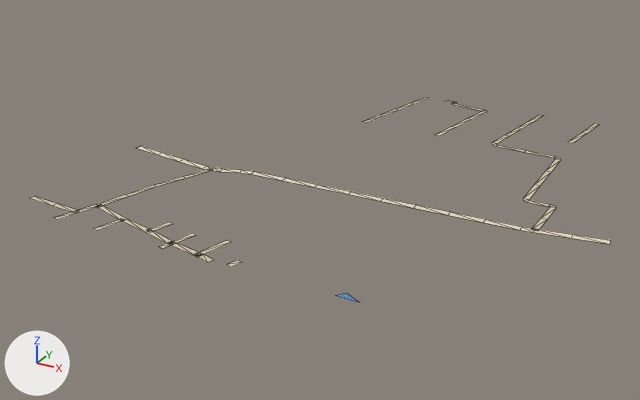
One commit to the glTF model public/assets/bengaluru-region-v1/tiles/t11_-37-l1.glb: the scene before it, then after it.
Rendered twice from a camera (50 mm lens) standing at (6110.0, -19019.0, 336.0) and looking at (5708.0, -18288.0, -29.0). Every picture has the same lights, and +X, +Y and +Z are marked at lower left. The first picture is the older version. Mesh edges are drawn as thin lines.

The older version as bpy lines, for what is in view:
```python
me_ground = bpy.data.meshes.new('ground')
me_ground.from_pydata(...)  # 184 vertices, 154 faces; spans x -1.0..501.0, y -3.0..503.0, z 1.0
me_ground.materials.append(mat_ground)
ob_ground = bpy.data.objects.new('ground', me_ground)
ob_ground.location = (5500.0, -18500.0, 0.0)
```
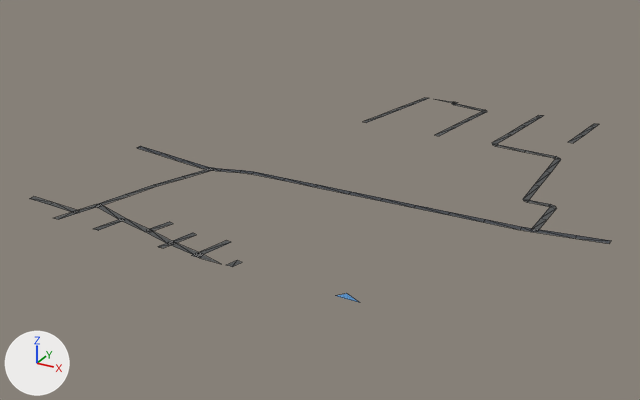
Where the change shows, as pixel boxes [x1, y1, x2, y2] in the pictures (640 x 400 px; the box of a moved part takes in the faces that stretch with it):
'ground', reshaped
    before: [29, 98, 610, 267]
    after: [29, 98, 611, 267]
part 1 of me_ground, moved or reshaped
    both: [29, 98, 599, 267]
part 2 of me_ground, moved or reshaped
    before: [523, 185, 610, 244]
    after: [523, 185, 611, 244]
part 3 of me_ground, recoloured
    both: [69, 98, 561, 263]

The change, as a diff of the scene's bpy script:
```diff
--- a/public/assets/bengaluru-region-v1/tiles/t11_-37-l1.glb.py
+++ b/public/assets/bengaluru-region-v1/tiles/t11_-37-l1.glb.py
@@ me_ground @@
 # used by ob_ground; location = (5500.0, -18500.0, 0.0)
-me_ground.from_pydata(...)  # 184 vertices, 154 faces; spans x -1.0..501.0, y -3.0..503.0, z 1.0
+me_ground.from_pydata(...)  # 188 vertices, 158 faces; spans x 0.0..500.0, y 0.0..500.0, z 1.0
+# me_ground part 1
+# 14 vertices are removed from x 30.0..416.0, y -1.0..503.0, z 1.0
+# 17 faces are deleted
+# 4 vertices in x 182.0..338.0, y 379.0..499.0, z 1.0 move by (0.0, 1.0, 0.0)
+# 3 vertices in x 188.0..195.0, y 405.0..438.0, z 1.0 move by (0.0, 2.0, 0.0)
+# 3 vertices in x 52.0..239.0, y 1.0, z 1.0 move by (6.0, -1.0, 0.0)
+# 3 vertices in x 241.0..332.0, y 380.0..501.0, z 1.0 move by (0.0, -1.0, 0.0)
+# 16 vertices move from x 196.0..351.0, y -3.0..501.0, z 1.0 to x 196.0..354.0, y 0.0..500.0, z 1.0
+# 18 vertices are added at x 27.0..420.0, y 0.0..500.0, z 1.0
+# 21 new faces join them
+# me_ground part 2
+# 7 vertices are removed from x 408.0..501.0, y 183.0..246.0, z 1.0
+# 12 faces are deleted
+# 3 vertices move from x 414.0..441.0, y 239.0..246.0, z 1.0 to x 413.0..441.0, y 238.0..240.0, z 1.0
+# 7 vertices are added at x 408.0..500.0, y 184.0..247.0, z 1.0
+# 12 new faces join them
+# me_ground part 3: 126 kept faces spanning x 0.0..441.0, y 0.0..500.0, z 1.0 get new vertex colours; the middle colour goes from beige #d7c9ae to dark grey #535556
+# other edits to the shape of me_ground do not show in these pictures
 me_ground.materials.append(mat_ground)
```
